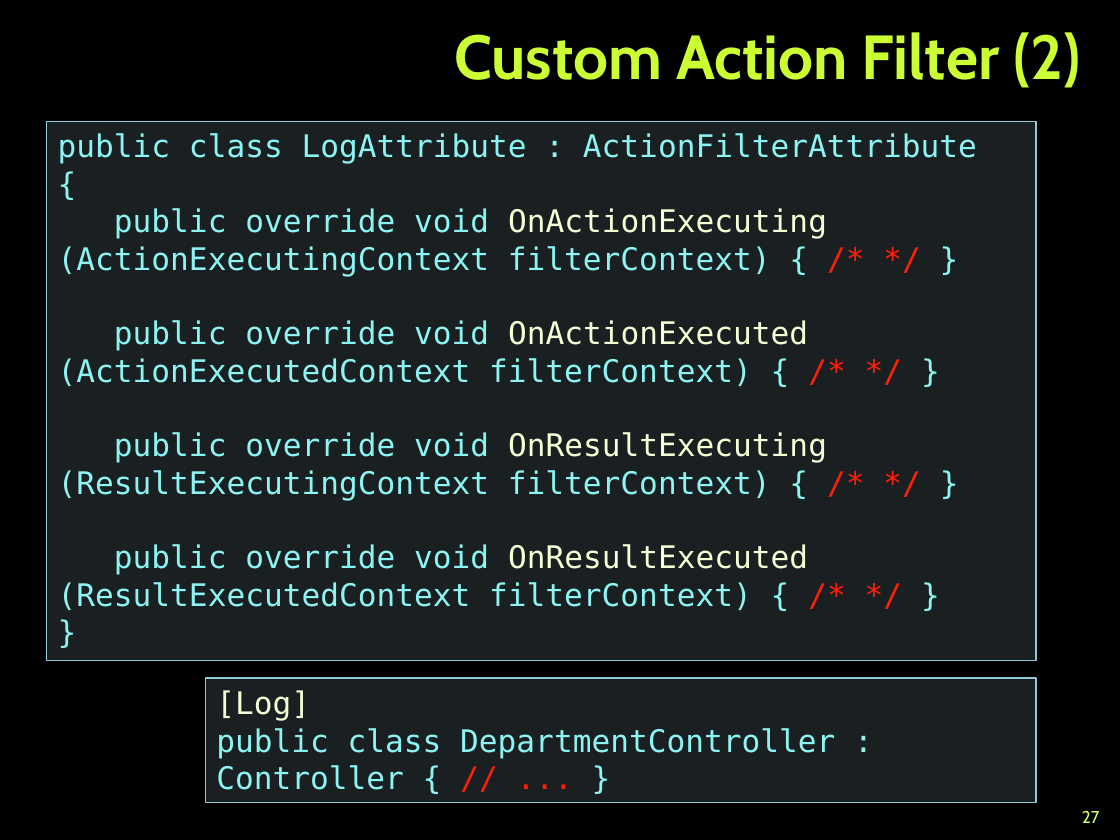
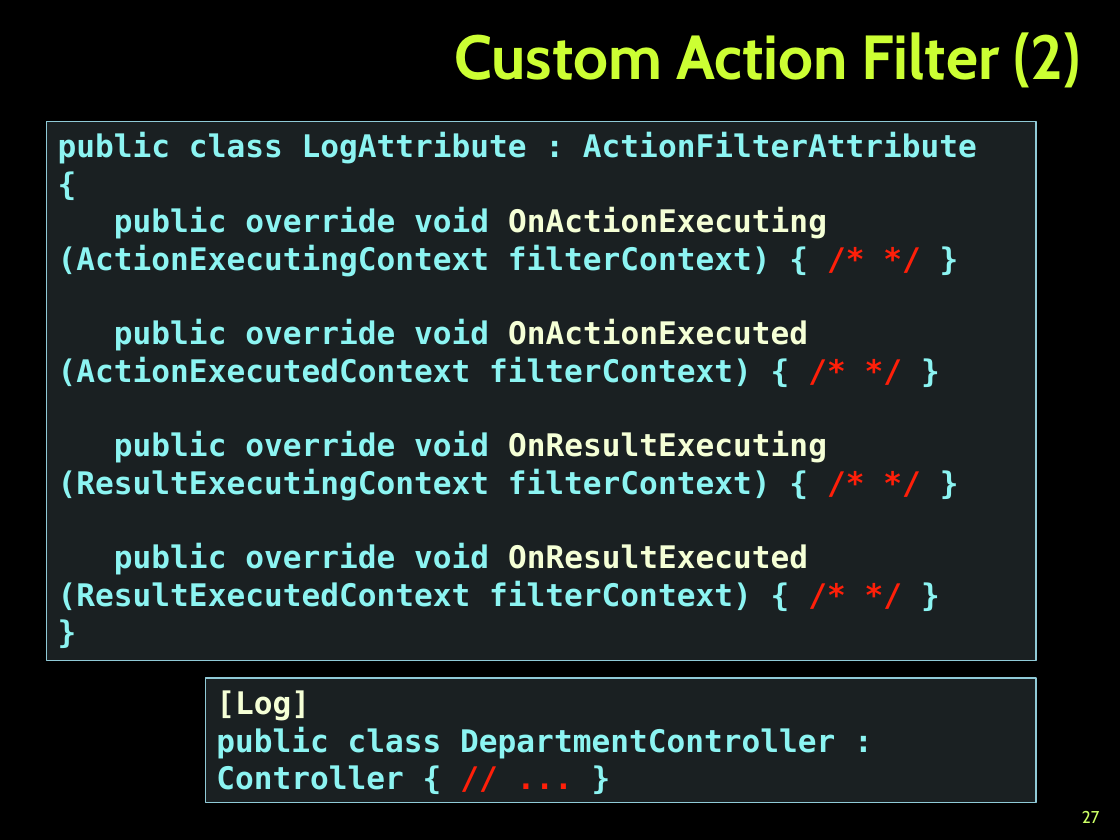
Before and after one commit to TelerikAcademy/ASP.NET-MVC, a slide deck: slide 27 of 02. ASP.NET-MVC-Essentials/ASP.NET MVC Essentials.pptx. Drawn at 1120x840 pixels with LibreOffice and Linux fonts; fonts in the diff are those of the drawing; background and template pictures are left out. Boxes give left, top, right and bottom in pixels: in the first picture for what was removed or moved away, otherwise in the second. Text is boxed around its words. In the diff, an @@ line names an element or a change of style, - is before the commit and + after.

```diff
--- a/02. ASP.NET-MVC-Essentials/ASP.NET MVC Essentials.pptx
+++ b/02. ASP.NET-MVC-Essentials/ASP.NET MVC Essentials.pptx
@@ text "public class LogAttribute : ActionFilterAttribute" at <box>47,121,1036,660</box>: bold on @@
@@ rectangle "[Log]" at <box>205,679,1036,803</box>: bold on @@
```
Also in this commit, not shown: 6 other slides changed.
